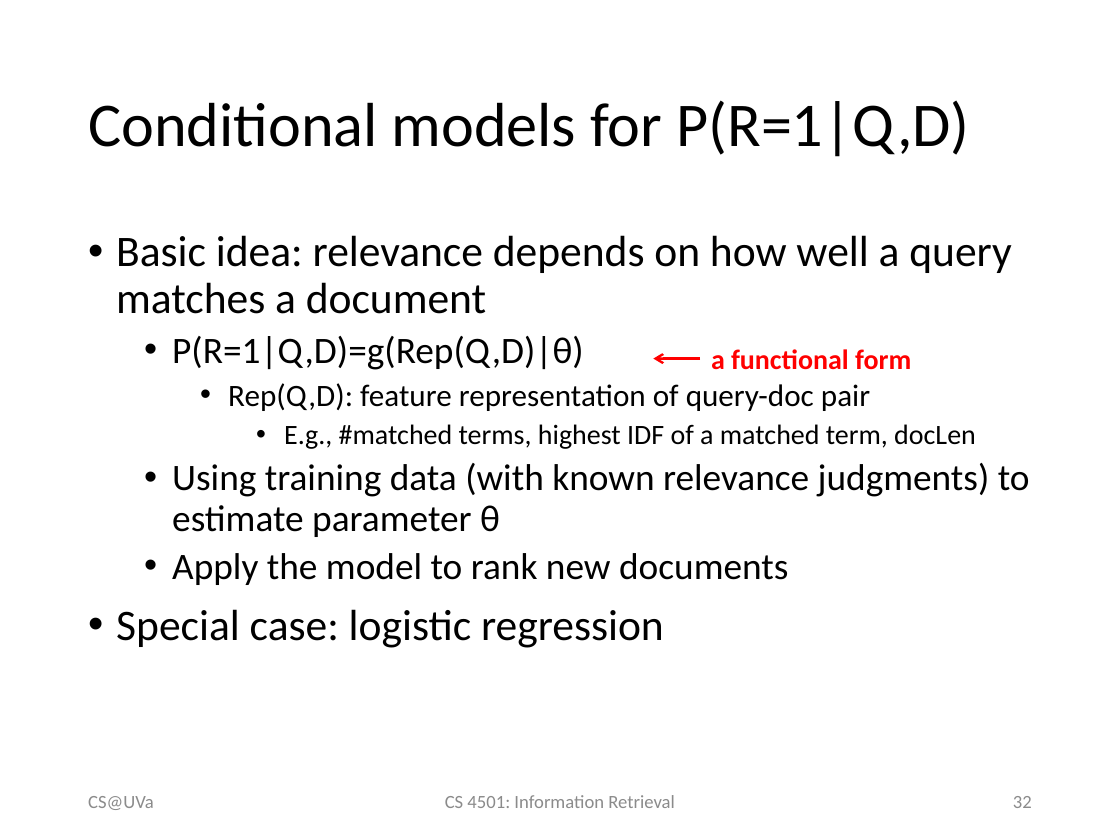
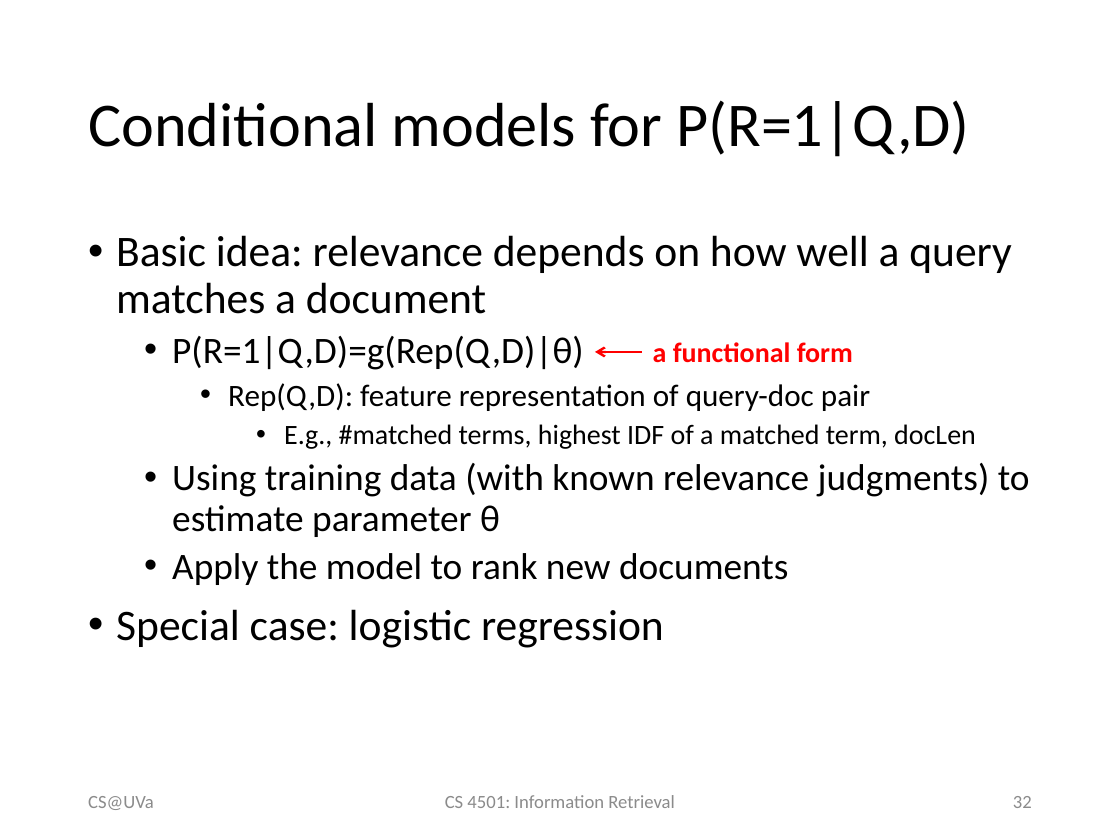
Before and after one commit to wang296/IR2015, a slide deck: slide 32 of docs/Midterm Review.pptx. Drawn at 1120x840 pixels with LibreOffice and Linux fonts; fonts in the diff are those of the drawing. Boxes give left, top, right and bottom in pixels: in the first picture for what was removed or moved away, otherwise in the second. Text is boxed around its words. In the diff, an @@ line names an element or a change of style, - is before the commit and + after.

```diff
--- a/docs/Midterm Review.pptx
+++ b/docs/Midterm Review.pptx
@@ text "a functional form": place and size @@
-text "a functional form" at box(711, 349, 911, 370)
+text "a functional form" at box(653, 342, 853, 363)
@@ arrow moved from (700, 358) - (653, 358) to (642, 352) - (595, 352) @@
```
Also in this commit, not shown: 3 other slides changed, 1 other file.
